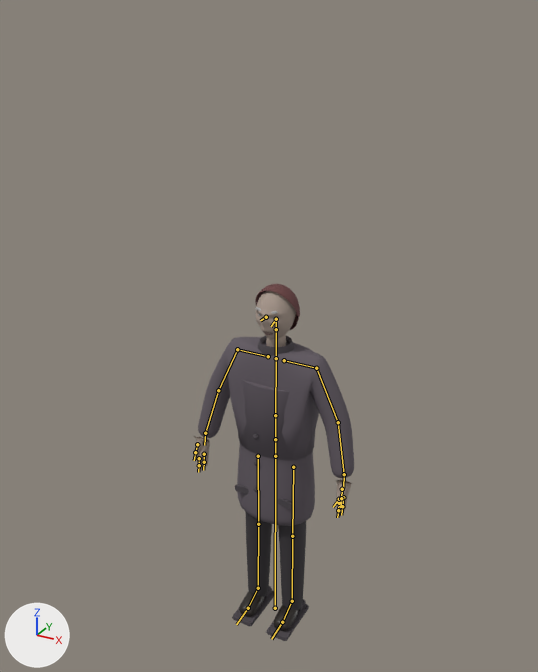
One commit to the glTF model models/city/people/resident_old_f.glb: the scene before it, then after it.
Camera for both pictures: a 50 mm camera at (1.26, -2.35, 2.55) aimed at (0.01, -0.08, 1.41). Every picture has the same lights, and +X, +Y and +Z are marked at lower left. The first picture is the older version. The bones that change, and the others that lie on the model, are drawn over the model as lines.

In view in the first picture: 'human_noir'.
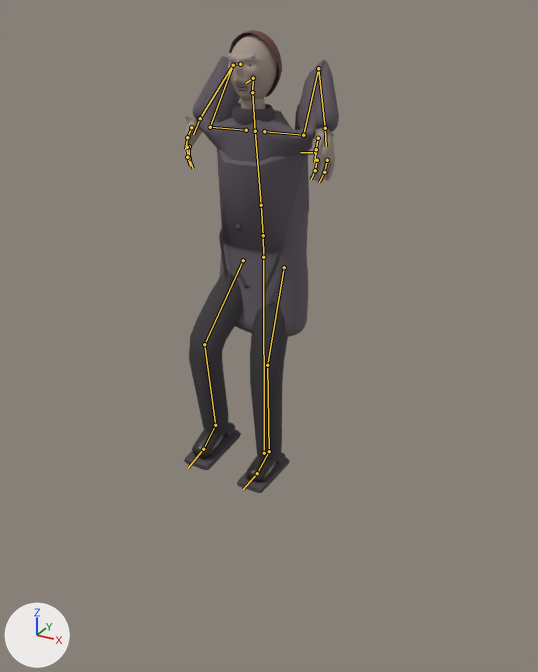
The newer file adds an action. The first version stands in its rest pose; the second is drawn at frame 37 of the action 'hatch_climb'.

The edits, one by one:
Bone 'root' (bone_root) moves from (0.0, 0.0, 0.0) to (0.0, 0.9, 0.1).
Bone 'spine' (bone_spine) turns from (0, 0, 0) to (8, 0, 0) degrees about its own x, y and z.
Bone 'head' (bone_head) turns from (0, 0, 0) to (-14, 0, 0) degrees about its own x, y and z.
Bone 'upper_arm.L' (bone_upper_arm_l) turns from (0, 0, 0) to (134, 0, -5) degrees about its own x, y and z.
Bone 'forearm.L' (bone_forearm_l) turns from (0, 0, 0) to (-153, 0, 0) degrees about its own x, y and z.
Bone 'fingers_1.L' (bone_fingers_1_l) turns from (0, 0, 0) to (0, 0, 20) degrees about its own x, y and z.
Bone 'fingers_2.L' (bone_fingers_2_l) turns from (0, 0, 0) to (0, 0, 22) degrees about its own x, y and z.
Bone 'index_1.L' (bone_index_1_l) turns from (0, 0, 0) to (0, 0, 19) degrees about its own x, y and z.
Bone 'index_2.L' (bone_index_2_l) turns from (0, 0, 0) to (0, 0, 21) degrees about its own x, y and z.
Bone 'upper_arm.R' (bone_upper_arm_r) turns from (0, 0, 0) to (134, 0, 5) degrees about its own x, y and z.
Bone 'forearm.R' (bone_forearm_r) turns from (0, 0, 0) to (-153, 0, 0) degrees about its own x, y and z.
Bone 'fingers_1.R' (bone_fingers_1_r) turns from (0, 0, 0) to (0, 0, -20) degrees about its own x, y and z.
Bone 'fingers_2.R' (bone_fingers_2_r) turns from (0, 0, 0) to (0, 0, -22) degrees about its own x, y and z.
Bone 'index_1.R' (bone_index_1_r) turns from (0, 0, 0) to (0, 0, -19) degrees about its own x, y and z.
Bone 'index_2.R' (bone_index_2_r) turns from (0, 0, 0) to (0, 0, -21) degrees about its own x, y and z.
Bone 'thigh.L' (bone_thigh_l) turns from (0, 0, 0) to (-20, 0, 0) degrees about its own x, y and z.
Bone 'shin.L' (bone_shin_l) turns from (0, 0, 0) to (20, 0, 0) degrees about its own x, y and z.
Bone 'thigh.R' (bone_thigh_r) turns from (0, 0, 0) to (-50, 0, 0) degrees about its own x, y and z.
Bone 'shin.R' (bone_shin_r) turns from (0, 0, 0) to (60, 0, 0) degrees about its own x, y and z.

Pixel boxes [x1, y1, x2, y2] of what changed, in the pictures (538 x 672 px):
'human_noir', posed (30% taller)
    before: [194, 284, 354, 641]
    after: [184, 30, 339, 493]
bone 'root', root to tip
    before: (275, 608) to (275, 456)
    after: (264, 453) to (263, 257)
bone 'spine', root to tip
    before: (275, 439) to (275, 415)
    after: (263, 235) to (261, 205)
bone 'head', root to tip
    before: (276, 329) to (276, 319)
    after: (252, 92) to (253, 78)
bone 'upper_arm.L', root to tip
    before: (316, 368) to (338, 422)
    after: (303, 135) to (318, 68)
bone 'forearm.L', root to tip
    before: (338, 422) to (344, 474)
    after: (318, 68) to (325, 128)
bone 'fingers_1.L', root to tip
    before: (343, 497) to (342, 506)
    after: (327, 160) to (324, 172)
bone 'fingers_2.L', root to tip
    before: (342, 506) to (341, 515)
    after: (324, 172) to (319, 182)
bone 'index_1.L', root to tip
    before: (339, 503) to (338, 510)
    after: (317, 160) to (315, 170)
bone 'index_2.L', root to tip
    before: (338, 510) to (337, 517)
    after: (315, 170) to (311, 179)
bone 'upper_arm.R', root to tip
    before: (237, 349) to (218, 390)
    after: (210, 127) to (233, 65)
bone 'forearm.R', root to tip
    before: (218, 390) to (205, 433)
    after: (233, 65) to (200, 118)
bone 'fingers_1.R', root to tip
    before: (204, 454) to (204, 462)
    after: (189, 146) to (189, 158)
bone 'fingers_2.R', root to tip
    before: (204, 462) to (203, 470)
    after: (189, 158) to (193, 168)
bone 'index_1.R', root to tip
    before: (199, 458) to (199, 465)
    after: (187, 147) to (187, 157)
bone 'index_2.R', root to tip
    before: (199, 465) to (198, 472)
    after: (187, 157) to (190, 166)
bone 'thigh.L', root to tip
    before: (293, 467) to (292, 536)
    after: (284, 267) to (267, 365)
bone 'shin.L', root to tip
    before: (292, 536) to (292, 601)
    after: (267, 365) to (269, 451)
bone 'thigh.R', root to tip
    before: (258, 456) to (258, 524)
    after: (243, 260) to (204, 344)
bone 'shin.R', root to tip
    before: (258, 524) to (258, 588)
    after: (204, 344) to (215, 425)
